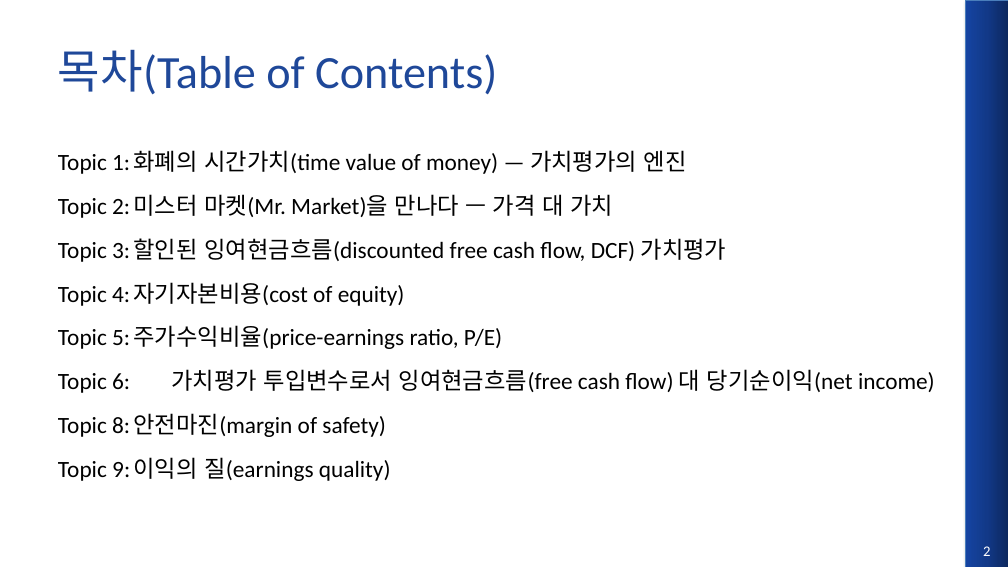
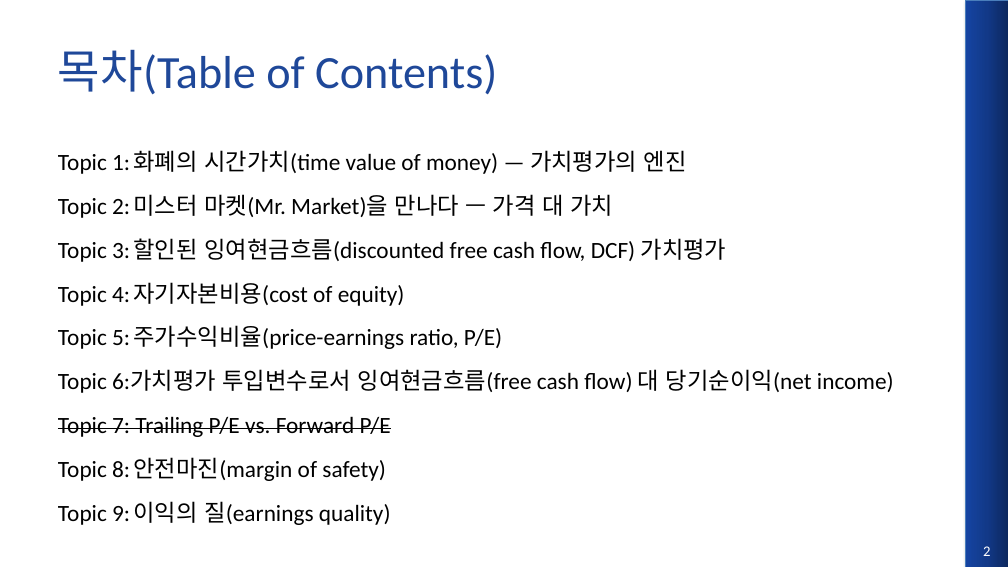
Before and after one commit to keejae/financial-accounting, a slide deck: slide 2 of files/week2/korean/Wk2_L8_slides.pptx. Drawn at 1008x567 pixels with LibreOffice and Linux fonts; fonts in the diff are those of the drawing. Boxes give left, top, right and bottom in pixels: in the first picture for what was removed or moved away, otherwise in the second. Text is boxed around its words. In the diff, an @@ line names an element or a change of style, - is before the commit and + after.

```diff
--- a/files/week2/korean/Wk2_L8_slides.pptx
+++ b/files/week2/korean/Wk2_L8_slides.pptx
@@ text at box(58, 369, 894, 437): text changed @@
-Topic 6: 가치평가 투입변수로서 잉여현금흐름(free cash flow) 대 당기순이익(net income)
+Topic 6:가치평가 투입변수로서 잉여현금흐름(free cash flow) 대 당기순이익(net income)
+Topic 7: Trailing P/E vs. Forward P/E
```
Also in this commit, not shown: 1 slide added, 7 other files.
